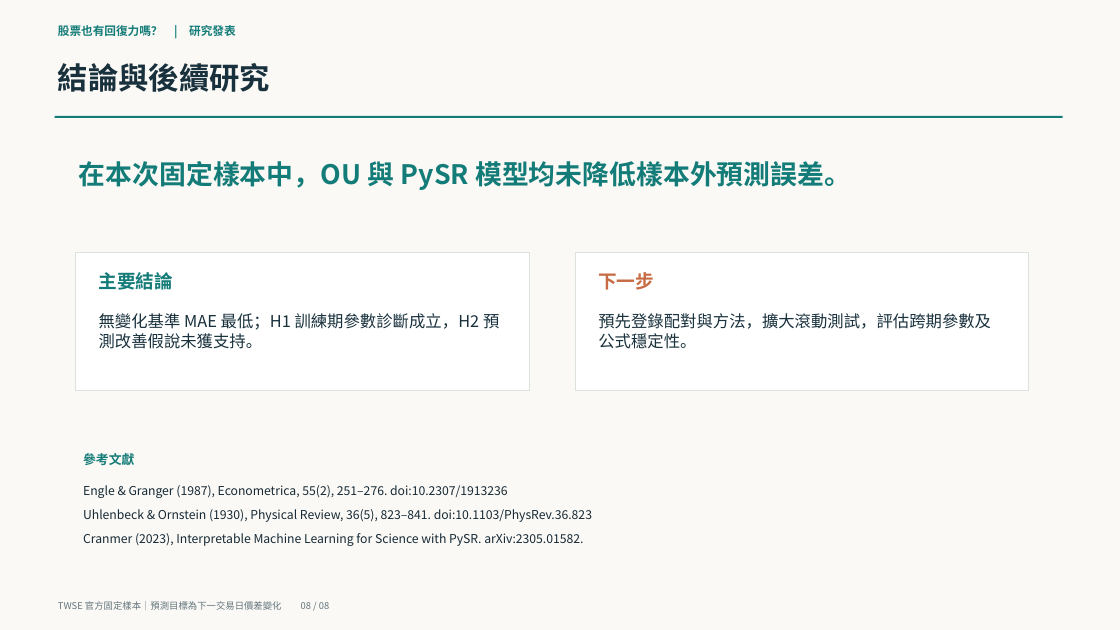
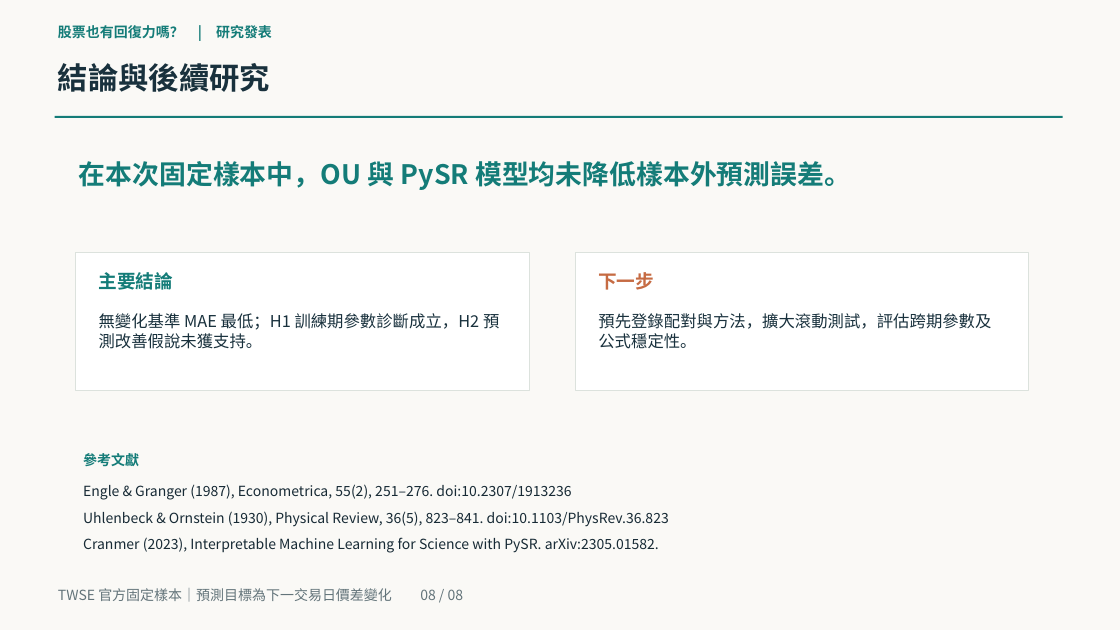
Before and after one commit to yinglinlin010/market-physics-lab, a slide deck: slide 8 of slides/midterm_90s.pptx. Drawn at 1120x630 pixels with LibreOffice and Linux fonts; fonts in the diff are those of the drawing. Boxes give left, top, right and bottom in pixels: in the first picture for what was removed or moved away, otherwise in the second. Text is boxed around its words. In the diff, an @@ line names an element or a change of style, - is before the commit and + after.

```diff
--- a/slides/midterm_90s.pptx
+++ b/slides/midterm_90s.pptx
@@ text "股票也有回復力嗎？ | 研究發表" at (58, 25, 272, 39): size 10 to 12 pt @@
@@ text "參考文獻" at (83, 453, 139, 466): size 11 to 12 pt @@
@@ text "Engle & Granger (1987), Econometrica, ..." at (83, 484, 669, 553): size 10.5 to 12 pt @@
@@ text "TWSE 官方固定樣本｜預測目標為下一交易日價差變化 08 / 08": place and size @@
-text "TWSE 官方固定樣本｜預測目標為下一交易日價差變化 08 / 08" at (58, 601, 329, 610)
+text "TWSE 官方固定樣本｜預測目標為下一交易日價差變化 08 / 08" at (58, 588, 464, 601)
@@ text "TWSE 官方固定樣本｜預測目標為下一交易日價差變化 08 / 08" at (58, 588, 464, 601): size 8 to 12 pt @@
```
Also in this commit, not shown: 7 other slides changed, 4 other files.
